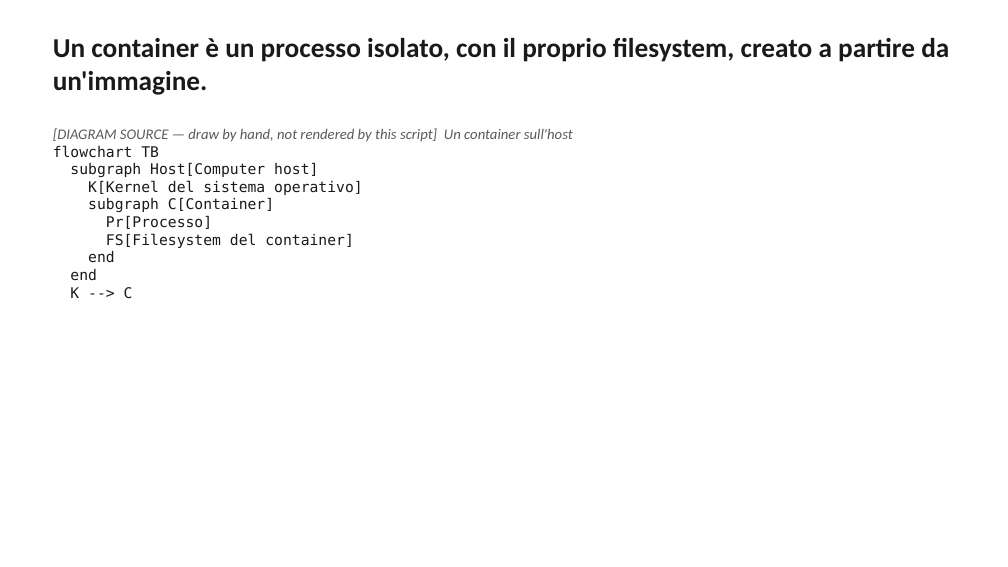
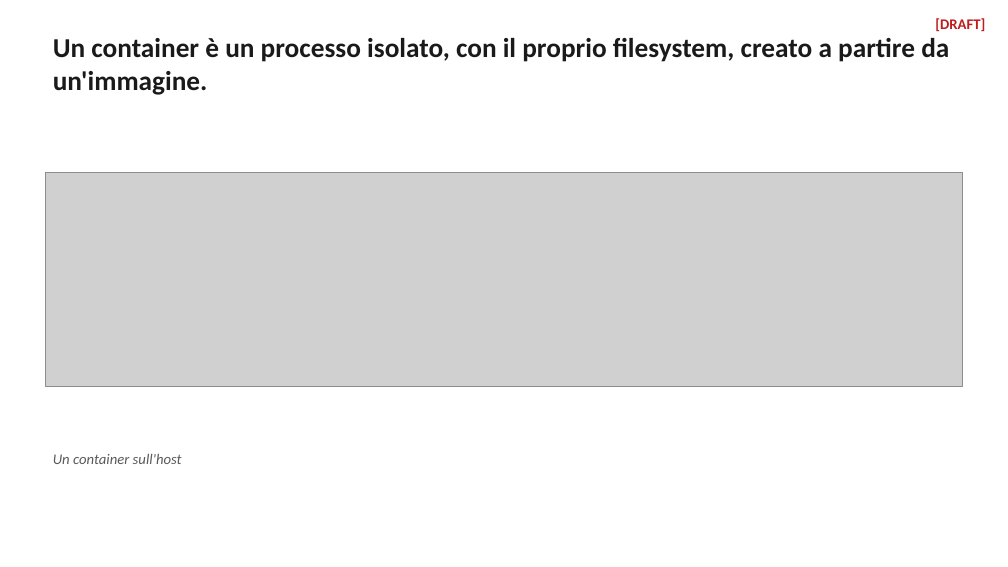
Before and after one commit to danidemi/teaching-support, a slide deck: slide 8 of learning-test-course-docker/material/slides/out/session-01.pptx. Drawn at 1008x567 pixels with LibreOffice and Linux fonts; fonts in the diff are those of the drawing; grey boxes stand for pictures. Boxes give left, top, right and bottom in pixels: in the first picture for what was removed or moved away, otherwise in the second. Text is boxed around its words. In the diff, an @@ line names an element or a change of style, - is before the commit and + after.

```diff
--- a/learning-test-course-docker/material/slides/out/session-01.pptx
+++ b/learning-test-course-docker/material/slides/out/session-01.pptx
@@ text added at bbox=[935, 18, 985, 31], 14 pt, text #C01C1C, bold @@
+[DRAFT]
@@ text removed at bbox=[53, 128, 573, 299] @@
-[DIAGRAM SOURCE — draw by hand, not rendered by this script] Un container sull'host
-flowchart TB
-subgraph Host[Computer host]
-K[Kernel del sistema operativo]
-subgraph C[Container]
-Pr[Processo]
-FS[Filesystem del container]
-end
-end
-K --> C
@@ picture added at bbox=[45, 172, 963, 387] @@
@@ text added at bbox=[53, 454, 182, 464], 14 pt, text #5A5A5A, italic @@
+Un container sull'host
```
Also in this commit, not shown: 20 other slides changed, 59 other files.
